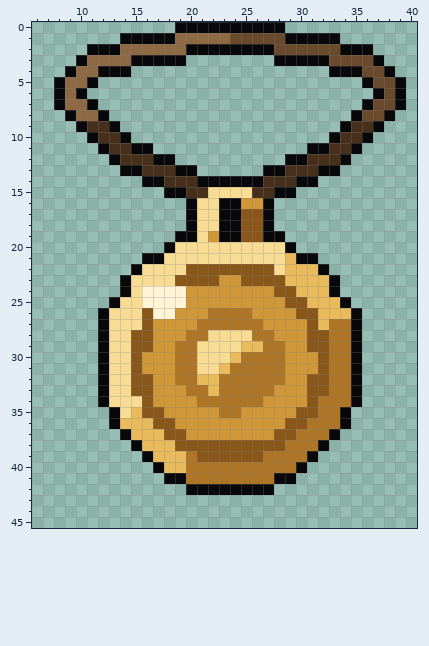
Pixel-art file: ferramentas/prototipos/hud/itens-lote-noite/anel_amuleto/fontes/amuleto/amuleto-48.aseprite. That is the earlier state.
48x48 pixels, 1 frame. Shown: x 6..40, y 0..45.
After:
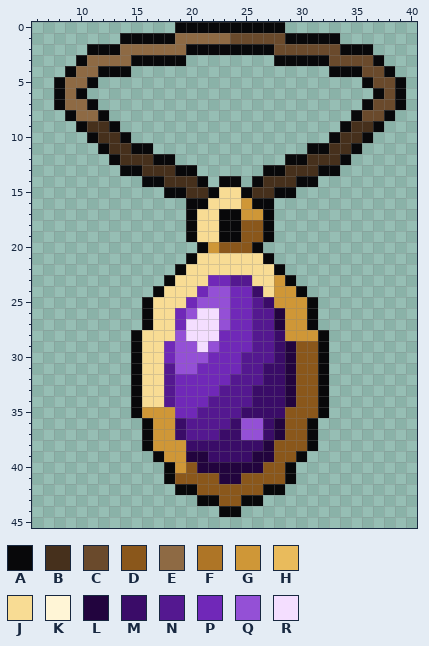
Palette (. is transparent): A #08080a  B #46301c  C #6a4a2c  D #8a571b  E #8e6a44  F #ae7526  G #cf9737  H #e9bb5c  J #f8dc94  K #fff5d6  L #22043e  M #3a0c68  N #541890  P #7028b8  Q #9450d6  R #f4deff
From old to new:
layer "engaste" added
layer "pedra" added
layer "medalhao" removed
Changed rows in their new state; - is an unchanged pixel.
first column x 12:
14 ----------.--.----------
15 ----------A--A----------
16 ---------A-JJ-A---------
17 -------------GG---------
19 -------.--J-----.-------
20 ------...AGDDDA...------
21 ----....A------A....----
22 ---....AJJJJJJJJA....---
23 --....AJJJPPNNJJGA....--
24 --...AJJJPQQPPMJGGA...--
25 -...AJJJPQQQPPNM-GGA...-
26 ....AJJPQRRQPPNNL-GA....
27 ....AJJPRRRQPPNNL--A....
28 ...AJJJQRRRPPPNNM--GA...
29 ...AJJPQQRQPPPNNMLD-A...
30 ...AJJPQQQPPPNNNMLDDA...
31 ...AJJNQQPPPPNNMMLDDA...
32 ...AJJNPPPPPNNNMMLD-A...
33 ...AJJNPPPPNNNMMMLD-A...
34 ...AJJNPPPNNNNMMMLD-A...
35 -..AGG-PPNNNNMMMMD--A..-
36 -...AGGMNNNNMQQML--A...-
37 --..AGGMNNNMMQQML-DA..--
38 ---.AGGGMMMMMMML-DDA.---
39 ----.AGGLLMMMMLLDDA.----
40 -----.AGDLLLLLLDDA.-----
41 -------DDDDLLDDDD-------
42 -------A-DDDDDD-A-------
43 ---------AADDAA---------
44 -----------AA-----------
Changed places in both pictures, as pixel boxes (x1, y1, x2, y2):
changed: (98, 176, 362, 517)
